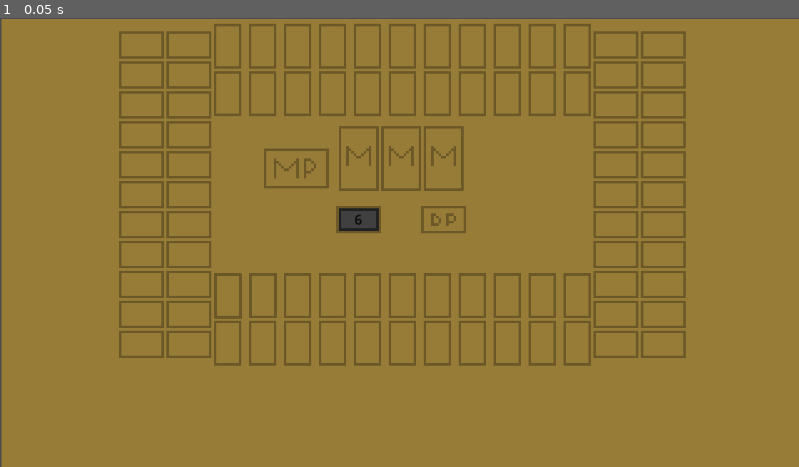
Above: before the commit, frame 1.
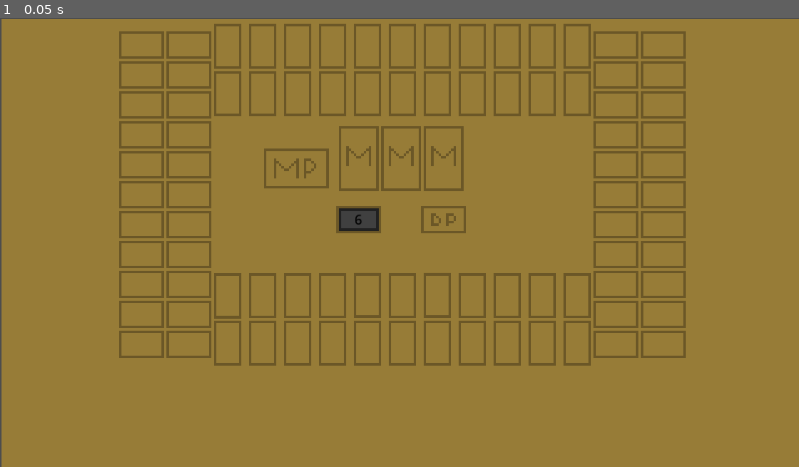
Above: after the commit, the same moment.

Repository: AlexBaam/Bachelors_Degree_HereToSlay
Game: Godot game, scene res://Scenes/Main.tscn
Same seed, same stepped clock (60 frames per second), same inputs: the game is played once before the commit and once after it.
Inputs:
- Up to frame 1 (0.05 s): no input

The runs differ from the first frame. In frame 1, less than 0.1% of the frame differs, in the area x 27-57%, y 56-68%.

Commit message:
Card slots
More card slots and smaller font for descriptions

Diff:
--- a/Scenes/Card.tscn
+++ b/Scenes/Card.tscn
@@ -24,11 +24,11 @@
 offset_top = 18.0
 offset_right = 27.0
 offset_bottom = 48.0
-theme_override_font_sizes/normal_font_size = 12
-theme_override_font_sizes/bold_font_size = 12
-theme_override_font_sizes/bold_italics_font_size = 12
-theme_override_font_sizes/italics_font_size = 12
-theme_override_font_sizes/mono_font_size = 12
+theme_override_font_sizes/normal_font_size = 10
+theme_override_font_sizes/bold_font_size = 10
+theme_override_font_sizes/bold_italics_font_size = 10
+theme_override_font_sizes/italics_font_size = 10
+theme_override_font_sizes/mono_font_size = 10
 text = "Default"
 horizontal_alignment = 1
 vertical_alignment = 1
--- a/Scenes/Main.tscn
+++ b/Scenes/Main.tscn
@@ -13,15 +13,6 @@
 [node name="CardManager" type="Node2D" parent="." unique_id=1097512592]
 script = ExtResource("1_idj7w")
 
-[node name="Slot3" parent="." unique_id=1269968676 instance=ExtResource("3_kln2b")]
-position = Vector2(718, 668)
-
-[node name="Slot" parent="." unique_id=777131751 instance=ExtResource("3_kln2b")]
-position = Vector2(551, 669)
-
-[node name="Slot2" parent="." unique_id=1677192425 instance=ExtResource("3_kln2b")]
-position = Vector2(635, 668)
-
 [node name="Sprite2D" type="Sprite2D" parent="." unique_id=1067400795]
 z_index = -4096
 position = Vector2(967, 542)
@@ -36,3 +27,38 @@
 
 [node name="InputManager" type="Node2D" parent="." unique_id=1059191440]
 script = ExtResource("7_jw32o")
+
+[node name="CardSlots" type="Node2D" parent="." unique_id=493997794]
+
+[node name="Slot3" parent="CardSlots" unique_id=1269968676 instance=ExtResource("3_kln2b")]
+position = Vector2(718, 668)
+
+[node name="Slot1" parent="CardSlots" unique_id=777131751 instance=ExtResource("3_kln2b")]
+position = Vector2(550, 669)
+
+[node name="Slot4" parent="CardSlots" unique_id=239759795 instance=ExtResource("3_kln2b")]
+position = Vector2(802, 668)
+
+[node name="Slot5" parent="CardSlots" unique_id=420916802 instance=ExtResource("3_kln2b")]
+position = Vector2(886, 667)
+
+[node name="Slot6" parent="CardSlots" unique_id=532535602 instance=ExtResource("3_kln2b")]
+position = Vector2(970, 668)
+
+[node name="Slot7" parent="CardSlots" unique_id=2023113850 instance=ExtResource("3_kln2b")]
+position = Vector2(1054, 667)
+
+[node name="Slot8" parent="CardSlots" unique_id=256797347 instance=ExtResource("3_kln2b")]
+position = Vector2(1138, 668)
+
+[node name="Slot9" parent="CardSlots" unique_id=1462365873 instance=ExtResource("3_kln2b")]
+position = Vector2(1222, 668)
+
+[node name="Slot10" parent="CardSlots" unique_id=1051963423 instance=ExtResource("3_kln2b")]
+position = Vector2(1306, 668)
+
+[node name="Slot11" parent="CardSlots" unique_id=424543998 instance=ExtResource("3_kln2b")]
+position = Vector2(1390, 668)
+
+[node name="Slot2" parent="CardSlots" unique_id=1677192425 instance=ExtResource("3_kln2b")]
+position = Vector2(634, 668)
--- a/Scenes/Slot.tscn
+++ b/Scenes/Slot.tscn
@@ -7,6 +7,7 @@
 size = Vector2(66, 108)
 
 [node name="Slot" type="Node2D" unique_id=1269968676]
+z_index = -1
 script = ExtResource("1_4h18v")
 
 [node name="CardSlotImage" type="Sprite2D" parent="." unique_id=925873138]
--- a/Scripts/card_manager.gd
+++ b/Scripts/card_manager.gd
@@ -10,6 +10,9 @@
 
 var player_hand_reference
 var input_manager_reference
+
+@export var card_scale: float = 1
+@export var hovered_card_scale: float = 1.05
 
 # Called when the node enters the scene tree for the first time.
 func _ready() -> void:
@@ -86,10 +89,10 @@
 
 func start_drag(card):
 	card_dragged = card
-	card.scale = Vector2(1, 1)
+	card.scale = Vector2(card_scale, card_scale)
 
 func finish_drag():
-	card_dragged.scale = Vector2(1.05, 1.05)
+	card_dragged.scale = Vector2(hovered_card_scale, hovered_card_scale)
 	var card_slot_found = raycast_check_for_card_slot()
 	if card_slot_found and not card_slot_found.card_in_slot:
 		#Card dropped over the slot and the slot is empty
@@ -103,8 +106,8 @@
 
 func highlight_card(card, hovered):
 	if hovered:
-		card.scale = Vector2(1.05, 1.05)
+		card.scale = Vector2(hovered_card_scale, hovered_card_scale)
 		card.z_index = 2
 	else:
-		card.scale = Vector2(1, 1)
+		card.scale = Vector2(card_scale, card_scale)
 		card.z_index = 1
--- a/Scripts/input_manager.gd
+++ b/Scripts/input_manager.gd
@@ -4,7 +4,8 @@
 signal left_mouse_button_released
 
 const COLLISION_MASK_CARD = 1
-const COLLISION_MASK_CARD_PILE = 4 # Even if the layer is 3, for some reason the output is 4, tied to binary mask
+# Even if the layer is 3, for some reason the output is 4, tied to binary mask
+const COLLISION_MASK_CARD_PILE = 4
 
 var card_manager_reference
 var card_pile_reference
--- a/Scripts/player_hand.gd
+++ b/Scripts/player_hand.gd
@@ -1,8 +1,8 @@
 extends Node2D
 
-const CARD_WIDTH = 100
-const HARDCODED_Y_POSITION = 890
-const DEFAULT_CARD_MOVE_SPEED = 0.1
+const CARD_WIDTH = 75 # Width between the cards
+const HARDCODED_Y_POSITION = 950 # Position on the Y axis of the cards
+const DEFAULT_CARD_MOVE_SPEED = 0.1 # Cards default speed around the deck
 
 var player_hand = []
 var center_screen_x
--- a/project.godot
+++ b/project.godot
@@ -19,6 +19,7 @@
 
 window/size/viewport_width=1920
 window/size/viewport_height=1080
+window/size/mode=3
 
 [physics]
 
